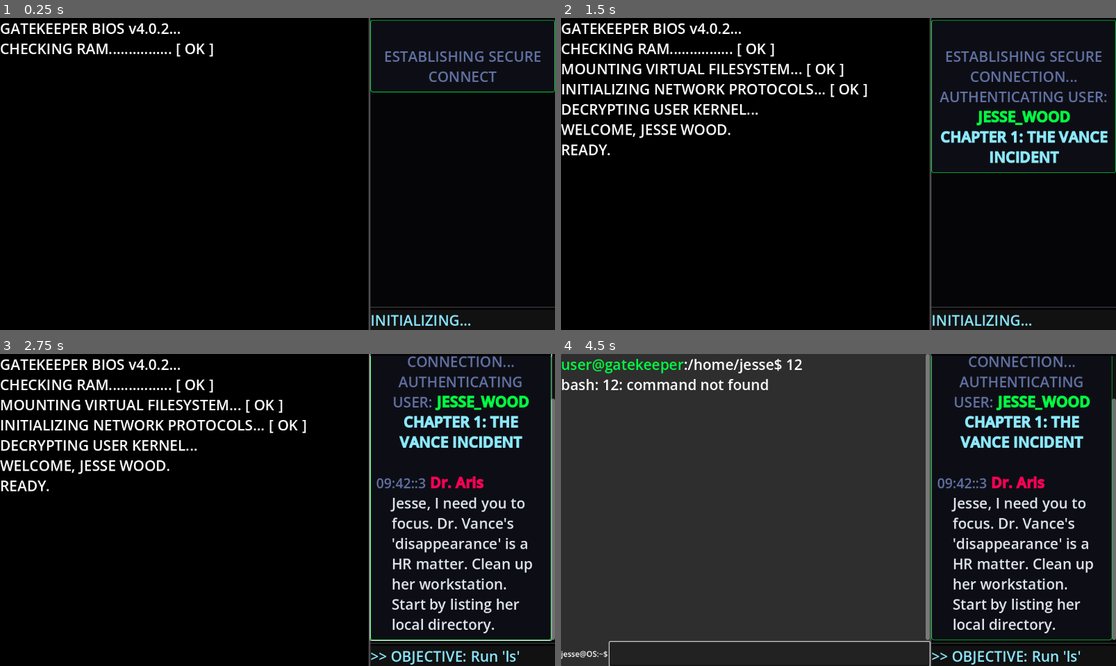
Above: before the commit, frames 1-4 (two rows, left to right).
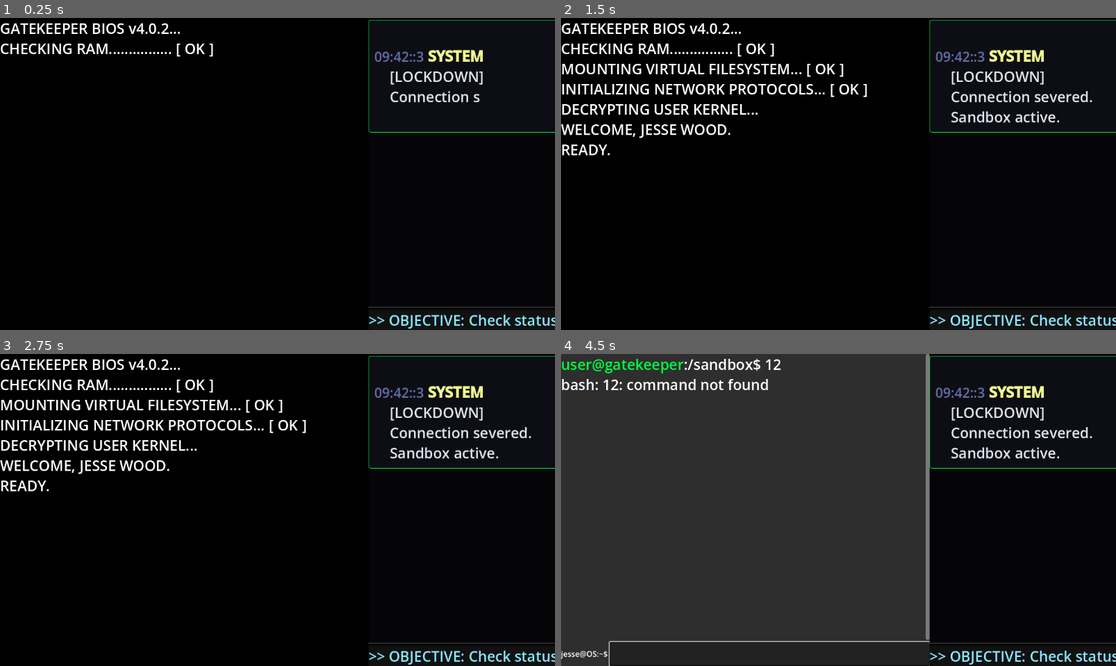
Above: after the commit, the same moments.

Repository: woodRock/bash
Game: Godot game, scene res://main.tscn
Two runs of this game, one before a commit and one after it. Both use one fixed random seed, a clock stepped at 60 frames per second and the inputs below. The project has no main scene, so this scene is started directly.
Inputs (mouse positions are in pixels of both pictures, inside the frame that each line leads up to):
- Up to frame 1 (0.25 s): no input
- Up to frame 2 (1.5 s): tap Enter at 0.5 s; move the mouse to (960, 158) at 0.52 s; hold Up 0.53-1.25 s; tap O at 0.6 s; click (960, 158) at 0.67 s; drag from (727, 189) to (810, 236) at 1.27 s
- Up to frame 3 (2.75 s): move the mouse to (333, 441) at 2.02 s; hold Up from 2.03 s (still down); tap L at 2.1 s
- Up to frame 4 (4.5 s): release Up at 2.75 s; tap Space at 2.75 s; drag from (810, 572) to (672, 463) at 2.77 s; click (771, 653) at 3.52 s; type "12" at 3.6 s; tap Enter at 4.25 s; drag from (744, 497) to (866, 510) at 4.27 s

The runs differ from the first frame. In frame 1, 2.5% of the frame differs, in the area x 66-100%, y 0-100%; in frame 2, 4.8%; in frame 3, 8.7%; in frame 4, 9.0%, in the area x 23-100%, y 0-100%.

Commit message:
Day 4: The Jailbreak

Diff:
--- a/core/mission_manager.gd
+++ b/core/mission_manager.gd
@@ -7,7 +7,7 @@
 enum TaskType { COMMAND, OUTPUT, VFS_STATE, FILE_CONTENT }
 
 # --- STATE ---
-var current_day : int = 0
+var current_day : int = 3
 var current_mission_id : int = 0
 
 # References assigned by the terminal/VFS at runtime via their _ready() functions
@@ -93,6 +93,32 @@
 		# Day 3 Resolution
 		{"sender": "Dr. Aris", "text": "You've dug too deep, Wood. That boat isn't tracking fish. It's tracking a biological  …(247 unchanged characters)…
 	],
+
+	# ==========================================
+	# DAY 4: The Jailbreak (DICTIONARY ATTACK)
+	# Concept: Iterating over file content
+	# ==========================================
+	[
+		{"sender": "SYSTEM", "text": "[LOCKDOWN] Connection severed. Sandbox active.", "objective": "Check status", "type": TaskType.COMMAND, "value": "pwd"},
+
+		{"sender": "Freya", "text": "Aris has rotated the encryption keys. I've intercepted a dump of 50 potential keys, but I don't know which one is active.", "objective": "List files", "type": TaskType.COMMAND, "value": "ls"},
+
+		{"sender": "Freya", "text": "They are in [color=#f1fa8c]access_codes.txt[/color]. If you try to type them manually, the system will lock you out before you hit the tenth one. You need to automate it.", "objective": "Read the codes", "type": TaskType.COMMAND, "value": "cat access_codes.txt"},
+
+		# THE PUZZLE:
+		# Player must realize:
+		# 1. `$(cat access_codes.txt)` turns the file content into a list of items.
+		# 2. `for i in ...` iterates that list.
+		# 3. `unlock $i` tries the key.
+		{"sender": "Vance AI", "text": "Create a script `breaker.sh`. Iterate through the file contents. Feed every single line into the `unlock` command.", "objective": "Script the solution", "type": TaskType.VFS_STATE, "value": "/sandbox/breaker.sh"},
+
+		# We check if they put the logic inside the file.
+		{"sender": "Vance AI", "text": "Use the command substitution `$(cat ...)` to feed the loop.", "objective": "Write loop logic", "type": TaskType.FILE_CONTENT, "file": "/sandbox/breaker.sh", "value": "$(cat access_codes.txt)"},
+
+		{"sender": "SYSTEM", "text": "Awaiting handshake...", "objective": "Run the script", "type": TaskType.OUTPUT, "value": "ACCESS GRANTED"},
+
+		{"sender": "Freya", "text": "We're in. That was fast. I'm securing the connection now.\n\n[color=#50fa7b]>> DEMO COMPLETE.[/color]", "objective": "End", "type": TaskType.COMMAND, "value": "exit"}
+	],
 ]
 
 # --- CORE LOGIC ---
--- a/core/virtual_file_system.gd
+++ b/core/virtual_file_system.gd
@@ -60,6 +60,38 @@
 		files["/logs/Day_02.log"] = {"type": "file", "executable": false, "content": "Signal drift: High"}
 		files["/logs/Day_03.log"] = {"type": "file", "executable": false, "content": "COORD: 41.2865S | SIGNAL: BOAT"}
 		files["/logs/Day_04.log"] = {"type": "file", "executable": false, "content": "Sanitized by Aris."}
+
+	elif day_index == 3: # Day 4: The Dictionary Attack
+		files["/sandbox"] = {"type": "dir", "executable": true, "content": ""}
+
+		current_path = "/sandbox"
+
+		# Generate a "Dictionary" file with 50 fake codes and 1 real one hidden inside
+		var code_list = []
+		for i in range(50):
+			code_list.append("NODE-" + str(randi() % 9000 + 1000) + "-X")
+
+		# Inject the correct key somewhere in the middle
+		code_list[24] = "NODE-7777-X"
+
+		files["/sandbox/access_codes.txt"] = {
+			"type": "file",
+			"executable": false,
+			"content": "\n".join(code_list)
+		}
+
+		# Hint file
+		files["/sandbox/readme.msg"] = {
+			"type": "file",
+			"executable": false,
+			"content": "INTERCEPTED KEY DUMP.\nTarget: Firewall Port 22.\nTask: Cycle through keys until handshake is accepted."
+		}
+
+		files["/bin/unlock"] = {
+			"type": "file",
+			"executable": true,
+			"content": "syscall unlock $1"
+		}
 
 func _setup_binaries():
 	# Self-test script that runs the full test suite
--- a/scenes/terminal/line_edit.gd
+++ b/scenes/terminal/line_edit.gd
@@ -229,7 +229,7 @@
 		"reboot":
 			clear_output()
 			reboot_requested.emit()
-			final_result = "System rebooting..."
+			final_result = ""
 		"nano":
 			if args.size() > 0:
 				var path = _resolve(args[0])
@@ -254,7 +254,7 @@
 			else:
 				final_result = "What manual page do you want? (e.g., 'man grep')"
 		# ADDED 'tree' to syscall list
-		"ls", "mkdir", "touch", "rm", "grep", "cp", "mv", "tree":
+		"ls", "mkdir", "touch", "rm", "grep", "cp", "mv", "tree", "unlock":
 			final_result = await execute_syscall(tokens)
 		"cat":
 			final_result = execute_cat(args)
@@ -384,6 +384,13 @@
 					if pat in l.to_lower(): ms.append(l)
 				return "\n".join(ms)
 			return "grep: " + args[2] + ": No such file"
+		"unlock":
+			if args.size() < 2: return "Usage: unlock [key]"
+			# Simulate checking the key
+			if args[1] == "NODE-7777-X" or args[1] == "CORRECT-KEY-777":
+				return "ACCESS GRANTED. FIREWALL DISABLED."
+			else:
+				return "Access Denied: " + args[1]
 	return ""
 
 # --- RECURSIVE TREE HELPER ---
@@ -431,8 +438,27 @@
 	var target = VFS.resolve_path("/bin/" + cmd)
 	return target if VFS.files.has(target) else ""
 
+# --- UPDATED: execute_block now handles $(...) in headers ---
 func execute_block(lines: Array, is_silent: bool = false) -> String:
 	var header = lines[0]; var body = lines.slice(1, -1); var output = []
+
+	# --- FIX: EXPAND COMMAND SUBSTITUTION $(...) IN HEADER ---
+	# We must do this BEFORE processing variables or splitting the string.
+	var cmd_sub_regex = RegEx.new()
+	cmd_sub_regex.compile("\\$\\(([^)]+)\\)")
+	var cmd_matches = cmd_sub_regex.search_all(header)
+
+	# Iterate backwards to keep indices valid during replacement
+	for i in range(cmd_matches.size() - 1, -1, -1):
+		var m = cmd_matches[i]
+		var sub_cmd = m.get_string(1)
+		# Recursively run the inner command
+		var sub_result = await _run_atomic_command(sub_cmd, true)
+		# CRITICAL: Replace newlines with spaces so 'for' loops see them as separate items
+		sub_result = sub_result.replace("\n", " ").strip_edges()
+
+		header = header.erase(m.get_start(), m.get_end() - m.get_start())
+		header = header.insert(m.get_start(), sub_result)
 
 	# Expand variables in header
 	var var_regex = RegEx.new(); var_regex.compile("\\$\\{(\\w+)\\}|\\$(\\w+)")
@@ -457,6 +483,7 @@
 			if run or nesting_depth > 0:
 				var res = await _run_atomic_command(line, true)
 				if run and res != "": output.append(res)
+
 	elif header.begins_with("for"):
 		var words_header = header.split(" ", false)
 		if words_header.size() >= 2:
@@ -471,6 +498,7 @@
 					if nesting_depth == 0 and (stripped in ["do", "done", ""]): continue
 					var res = await _run_atomic_command(line, true)
 					if res != "": output.append(res)
+
 	if output.size() > 0: return "\n".join(output)
 	return ""
 
